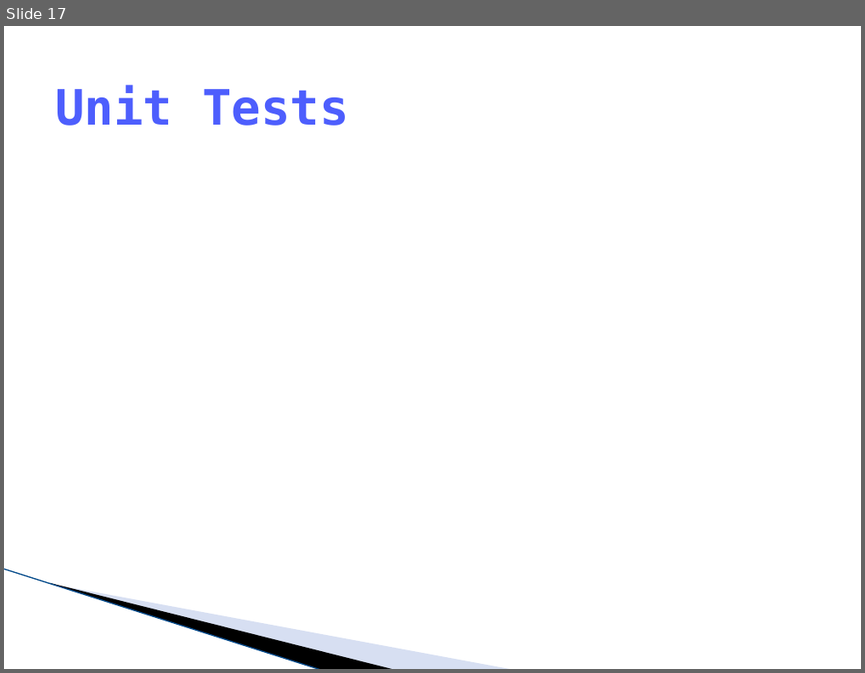
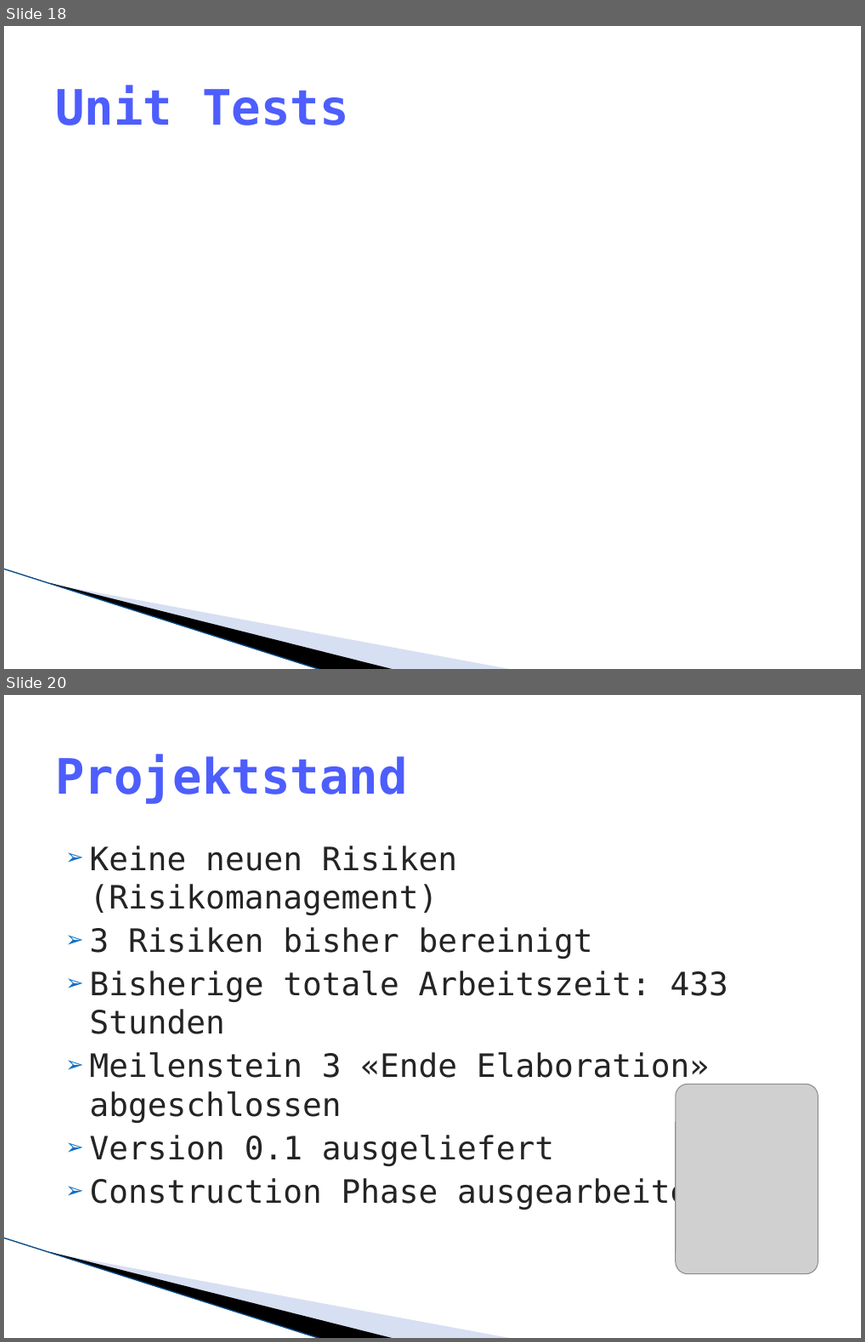
Before and after one commit to lukaselmer/hsr-mrt-software-engineering-2-project, a slide deck: doc/05_Design/praesentation.pptx. Shown one above the other, each under a label of ours: slide 17 before the commit, slides 18 and 20 after it; the slides between them are not shown. The pictures are 865x673 and 865x1342 pixels, drawn with LibreOffice and Linux fonts; fonts in the diff are those of the drawing; grey boxes stand for pictures; background and template pictures are left out. Boxes give left, top, right and bottom in pixels: in the first picture for what was removed or moved away, otherwise in the second. Text is boxed around its words. In the diff, an @@ line names an element or a change of style, - is before the commit and + after.

```diff
--- a/doc/05_Design/praesentation.pptx
+++ b/doc/05_Design/praesentation.pptx
@@ slide 20 added at box(4, 695, 861, 1338), background #FFFFFF; not listed: 3 template elements that a slide beside it also shows @@
@@ title added at box(55, 754, 408, 804), 41 pt, text #4D5EFD, bold @@
+Projektstand
@@ text added at box(90, 845, 728, 1209), 27 pt, text #242424 @@
+➢ Keine neuen Risiken (Risikomanagement)
+➢ 3 Risiken bisher bereinigt
+➢ Bisherige totale Arbeitszeit: 433 Stunden
+➢ Meilenstein 3 «Ende Elaboration» abgeschlossen
+➢ Version 0.1 ausgeliefert
+➢ Construction Phase ausgearbeitet
@@ picture added at box(675, 1084, 817, 1274) @@
@@ what was slide 17 is now slide 18 @@
```
Also in this commit, not shown: 3 slides changed, 5 other slides added.
